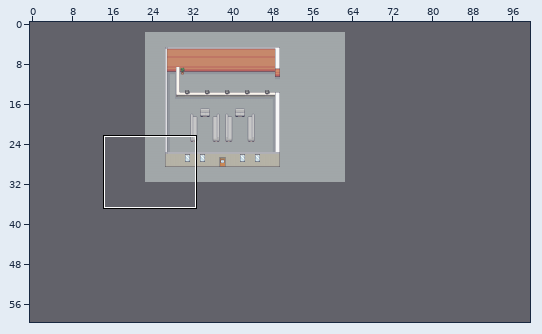
Two versions of a level (Tiled map, resources/defaultmap.tmx). Above, an overview of the earlier version with the close-up marked.
Close-up. As it was:
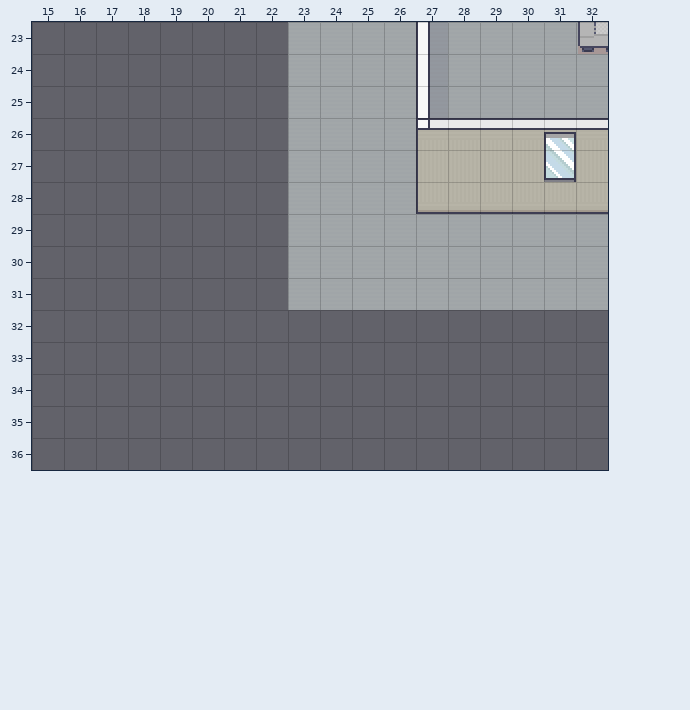
Cells are 32x32 px. Shown: x 15..32, y 23..36. The commit also changed other parts of the map, which this record leaves out. The old version is drawn lined up with the new one.
The result:
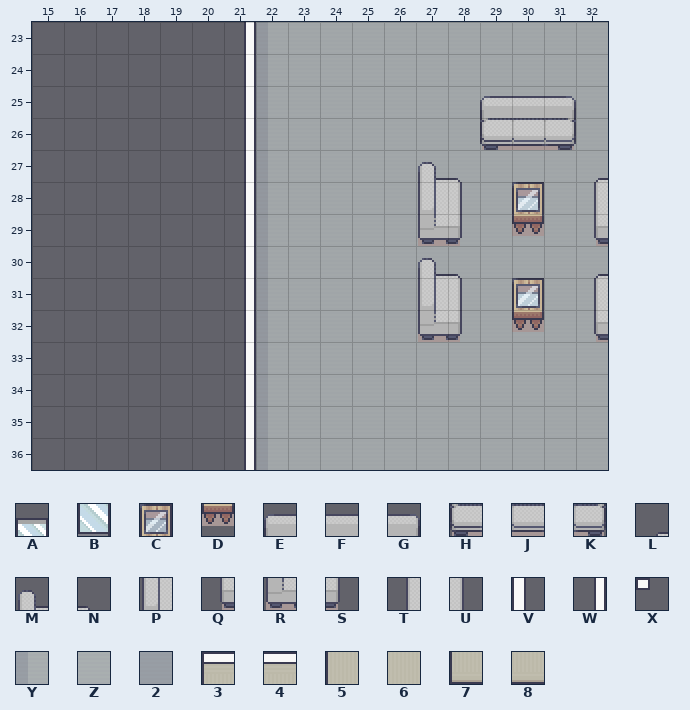
Key: from "MyTerrain": A 451, B 467, C 536, D 552, E 1156, F 1157, G 1158, H 1172, J 1173, K 1174, L 1219, M 1221, N 1222, P 1237, Q 1251, R 1253, S 1254, T 1267, U 1270; from "MyTerrain2": V 47, W 63 turned 90, X 64, Y 215, Z 216, 2 217, 3 323, 4 324, 5 327, 6 328, 7 340, 8 341.
_ is an empty cell, # one hidden under a higher layer, . an unchanged one.
Difference:
map size 40x30 -> 100x60 cells (old content now starts at 23,2; both pictures use the new coordinates)
--- layer "Ground"
@@ x 22..32 @@
-23 _....2.....
-24 _....2.....
-25 _....2.....
-26 _....344444
-27 _....5666#6
-28 _....788888
-29 _..........
-30 _..........
-31 _..........
-32 ___________
-33 ___________
-34 ___________
-35 ___________
-36 ___________
+23 Y....Z.....
+24 Y....Z.....
+25 Y....Z.....
+26 Y....ZZZ#ZZ
+27 Y....ZZZZZZ
+28 Y....ZZZZZZ
+29 Y..........
+30 Y..........
+31 Y..........
+32 YZZZZZZZZZZ
+33 YZZZZZZZZZZ
+34 YZZZZZZZZZZ
+35 YZZZZZZZZZZ
+36 YZZZZZZZZZZ
--- layer "World"
@@ x 21..32 @@
-23 _.....V....R
-24 _.....V.....
-25 _.....V.___.
-26 _.....X.__A.
-27 _.....__..B_
-28 _.....__._._
-29 _.....__._._
-30 _.....__..._
-31 _.....__._._
-32 _.....__._._
-33 _...........
-34 _...........
-35 _...........
-36 _...........
+23 W....._...._
+24 W....._.....
+25 W....._.EFG.
+26 W....._.HJK.
+27 W.....MN.._L
+28 W.....PU.C.T
+29 W.....RS.D.Q
+30 W.....MN...L
+31 W.....PU.C.T
+32 W.....RS.D.Q
+33 W...........
+34 W...........
+35 W...........
+36 W...........
